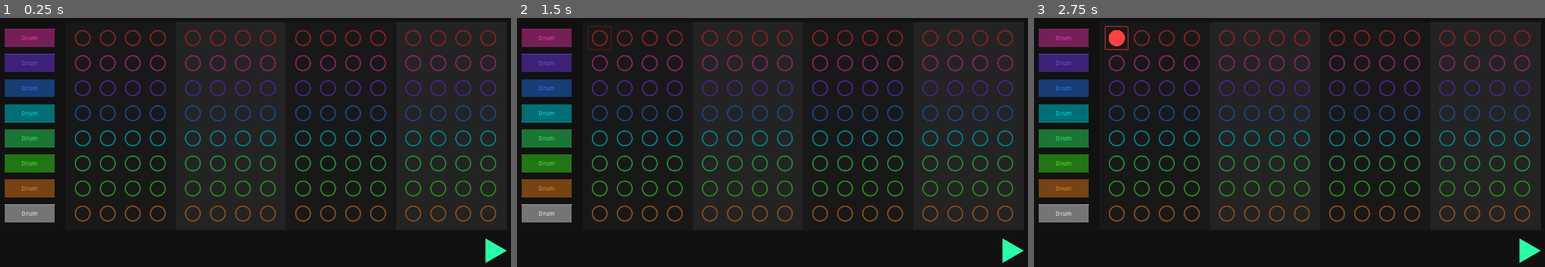
Above: before the commit, frames 1-3 (left to right).
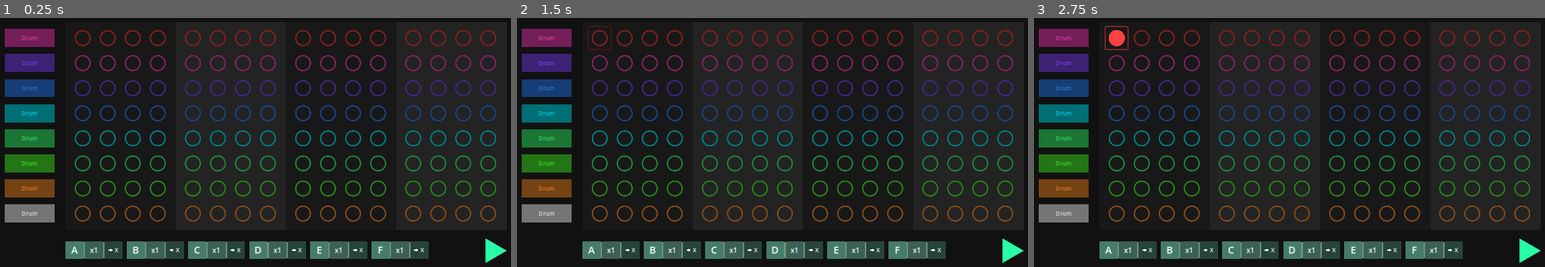
Above: after the commit, the same moments.

Repository: JulienToumieh/bsteppr
Game: Godot game, scene res://main.tscn
Two runs of this game, one before a commit and one after it. Both use one fixed random seed, a clock stepped at 60 frames per second and the inputs below.
Inputs (mouse positions are in pixels of both pictures, inside the frame that each line leads up to):
- Up to frame 1 (0.25 s): no input
- Up to frame 2 (1.5 s): click (598, 37) at 0.52 s; click (598, 37) at 1.27 s
- Up to frame 3 (2.75 s): click (1115, 37) at 2.02 s

The runs differ from the first frame. In frame 1, 4.8% of the frame differs, in the area x 0-84%, y 4-97%; in frame 2, 4.8%; in frame 3, 4.8%.

Commit message:
Added loop chips (no functionality yet)

Diff:
--- /dev/null
+++ b/assets/arrow.svg
@@ -0,0 +1,9 @@
+<?xml version="1.0" encoding="UTF-8" standalone="no"?>
+<!DOCTYPE svg PUBLIC "-//W3C//DTD SVG 1.1//EN" "http://www.w3.org/Graphics/SVG/1.1/DTD/svg11.dtd">
+<svg width="100%" height="100%" viewBox="0 0 95 54" version="1.1" xmlns="http://www.w3.org/2000/svg" xmlns:xlink="http://www.w3.org/1999/xlink" xml:space="preserve" xmlns:serif="http://www.serif.com/" style="fill-rule:evenodd;clip-rule:evenodd;stroke-linejoin:round;stroke-miterlimit:2;">
+    <g transform="matrix(1,0,0,1,-11.811,-32.2272)">
+        <g transform="matrix(2.28571,0,0,2.28571,-55.6805,-35.2643)">
+            <path d="M47.244,44.882L29.528,44.882L29.528,37.131L47.244,37.131L47.244,29.528L70.866,41.339L47.244,53.15L47.244,44.882Z" style="fill:white;"/>
+        </g>
+    </g>
+</svg>
--- a/components/edit_beat_popup.tscn
+++ b/components/edit_beat_popup.tscn
@@ -40,7 +40,7 @@
 texture = ExtResource("2_w7tyu")
 
 [node name="1Px" type="Sprite2D" parent="."]
-modulate = Color(0.131159, 0.120157, 0.142424, 1)
+modulate = Color(0.1365, 0.133, 0.14, 1)
 position = Vector2(2.86102e-05, 0)
 scale = Vector2(512, 208)
 texture = ExtResource("2_w7tyu")
--- a/components/instrument_row.tscn
+++ b/components/instrument_row.tscn
@@ -11,10 +11,10 @@
 texture = ExtResource("2_tvhfx")
 
 [node name="Button" type="Button" parent="."]
-offset_left = -72.0
-offset_top = -26.0
-offset_right = 72.0
-offset_bottom = 26.0
+offset_left = -73.0
+offset_top = -27.0
+offset_right = 73.0
+offset_bottom = 27.0
 text = "Drum"
 
 [connection signal="pressed" from="Button" to="." method="_on_button_pressed"]
--- /dev/null
+++ b/components/loop_chip.gd
@@ -0,0 +1,14 @@
+extends Node2D
+
+@export var LoopName = "X"
+@export var LoopCount = 1
+@export var NextLoop = "X"
+
+func _ready():
+	$LoopName.text = LoopName
+	$LoopCount.text = "x" + str(LoopCount)
+	$NextLoop.text = NextLoop
+
+
+func _process(delta):
+	pass
--- /dev/null
+++ b/components/loop_chip.tscn
@@ -0,0 +1,73 @@
+[gd_scene load_steps=4 format=3 uid="uid://8vdsc2ommrfn"]
+
+[ext_resource type="Script" path="res://components/loop_chip.gd" id="1_6qf8f"]
+[ext_resource type="Texture2D" uid="uid://cwguhnm6ysoaf" path="res://assets/1px.png" id="1_l84g7"]
+[ext_resource type="Texture2D" uid="uid://dcren3eiiyi0x" path="res://assets/arrow.svg" id="3_52vi7"]
+
+[node name="LoopChip" type="Node2D"]
+script = ExtResource("1_6qf8f")
+
+[node name="1Px4" type="Sprite2D" parent="."]
+modulate = Color(0.438619, 0.576132, 0.442014, 1)
+position = Vector2(-2.38419e-06, -9.53674e-07)
+scale = Vector2(160, 48)
+texture = ExtResource("1_l84g7")
+
+[node name="1Px" type="Sprite2D" parent="."]
+modulate = Color(0.232146, 0.378601, 0.329783, 1)
+scale = Vector2(52, 52)
+texture = ExtResource("1_l84g7")
+
+[node name="1Px2" type="Sprite2D" parent="."]
+modulate = Color(0.269776, 0.485597, 0.413656, 1)
+position = Vector2(-56, 1.19209e-07)
+scale = Vector2(52, 52)
+texture = ExtResource("1_l84g7")
+
+[node name="1Px3" type="Sprite2D" parent="."]
+modulate = Color(0.15521, 0.26749, 0.230063, 1)
+position = Vector2(56, 0)
+scale = Vector2(52, 52)
+texture = ExtResource("1_l84g7")
+
+[node name="LoopName" type="Label" parent="."]
+offset_left = -80.0
+offset_top = -24.0
+offset_right = -32.0
+offset_bottom = 24.0
+theme_override_font_sizes/font_size = 28
+text = "A"
+horizontal_alignment = 1
+vertical_alignment = 1
+
+[node name="LoopCount" type="Label" parent="."]
+offset_left = -24.0
+offset_top = -24.0
+offset_right = 24.0
+offset_bottom = 24.0
+theme_override_font_sizes/font_size = 20
+text = "x1"
+horizontal_alignment = 1
+vertical_alignment = 1
+
+[node name="NextLoop" type="Label" parent="."]
+offset_left = 48.0
+offset_top = -24.0
+offset_right = 80.0
+offset_bottom = 24.0
+theme_override_font_sizes/font_size = 16
+text = "B"
+horizontal_alignment = 1
+vertical_alignment = 1
+
+[node name="Button" type="Button" parent="."]
+offset_left = -84.0
+offset_top = -28.0
+offset_right = 84.0
+offset_bottom = 28.0
+flat = true
+
+[node name="Arrow" type="Sprite2D" parent="."]
+position = Vector2(47.5753, 0)
+scale = Vector2(0.138427, 0.148148)
+texture = ExtResource("3_52vi7")
--- a/main.tscn
+++ b/main.tscn
@@ -1,10 +1,11 @@
-[gd_scene load_steps=7 format=3 uid="uid://gptqi34mccih"]
+[gd_scene load_steps=8 format=3 uid="uid://gptqi34mccih"]
 
 [ext_resource type="PackedScene" uid="uid://dyjphmfje7qcq" path="res://scenes/beat_grid.tscn" id="1_1by64"]
 [ext_resource type="Script" path="res://main.gd" id="1_3c72v"]
 [ext_resource type="Texture2D" uid="uid://bchy7yf4dedqm" path="res://assets/Frame 5.png" id="1_t6763"]
 [ext_resource type="Texture2D" uid="uid://cg36m0tjfsvsn" path="res://assets/play.svg" id="3_go3ir"]
 [ext_resource type="Texture2D" uid="uid://wmohuhkst3hw" path="res://assets/pause.svg" id="5_vupvr"]
+[ext_resource type="PackedScene" uid="uid://8vdsc2ommrfn" path="res://components/loop_chip.tscn" id="6_e2100"]
 
 [sub_resource type="StyleBoxEmpty" id="StyleBoxEmpty_xcn34"]
 
@@ -40,4 +41,30 @@
 scale = Vector2(0.320675, 0.320675)
 texture = ExtResource("5_vupvr")
 
+[node name="LoopChips" type="Node2D" parent="."]
+
+[node name="ALoop" parent="LoopChips" instance=ExtResource("6_e2100")]
+position = Vector2(306, 688)
+LoopName = "A"
+
+[node name="BLoop" parent="LoopChips" instance=ExtResource("6_e2100")]
+position = Vector2(482, 688)
+LoopName = "B"
+
+[node name="CLoop" parent="LoopChips" instance=ExtResource("6_e2100")]
+position = Vector2(658, 688)
+LoopName = "C"
+
+[node name="DLoop" parent="LoopChips" instance=ExtResource("6_e2100")]
+position = Vector2(834, 688)
+LoopName = "D"
+
+[node name="ELoop" parent="LoopChips" instance=ExtResource("6_e2100")]
+position = Vector2(1010, 688)
+LoopName = "E"
+
+[node name="FLoop" parent="LoopChips" instance=ExtResource("6_e2100")]
+position = Vector2(1186, 688)
+LoopName = "F"
+
 [connection signal="pressed" from="PlayPauseButton" to="." method="_on_play_pause_button_pressed"]
Not shown, added: assets/arrow.svg.import
